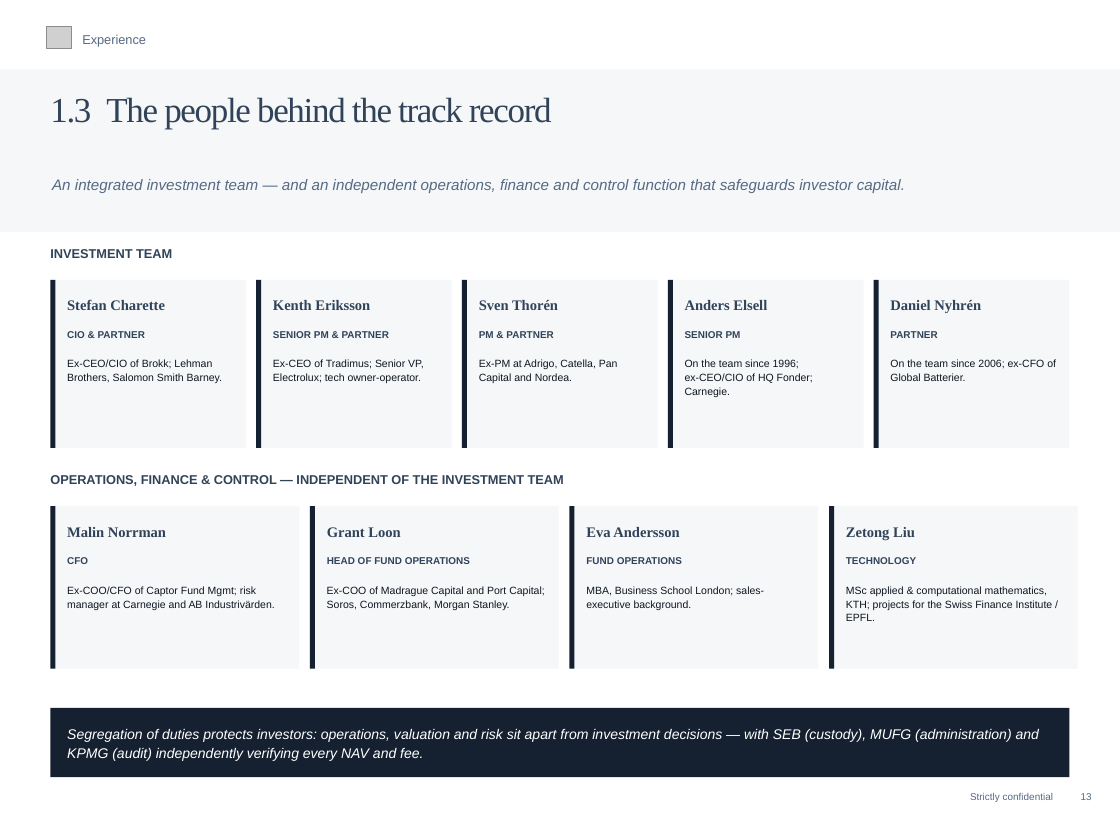
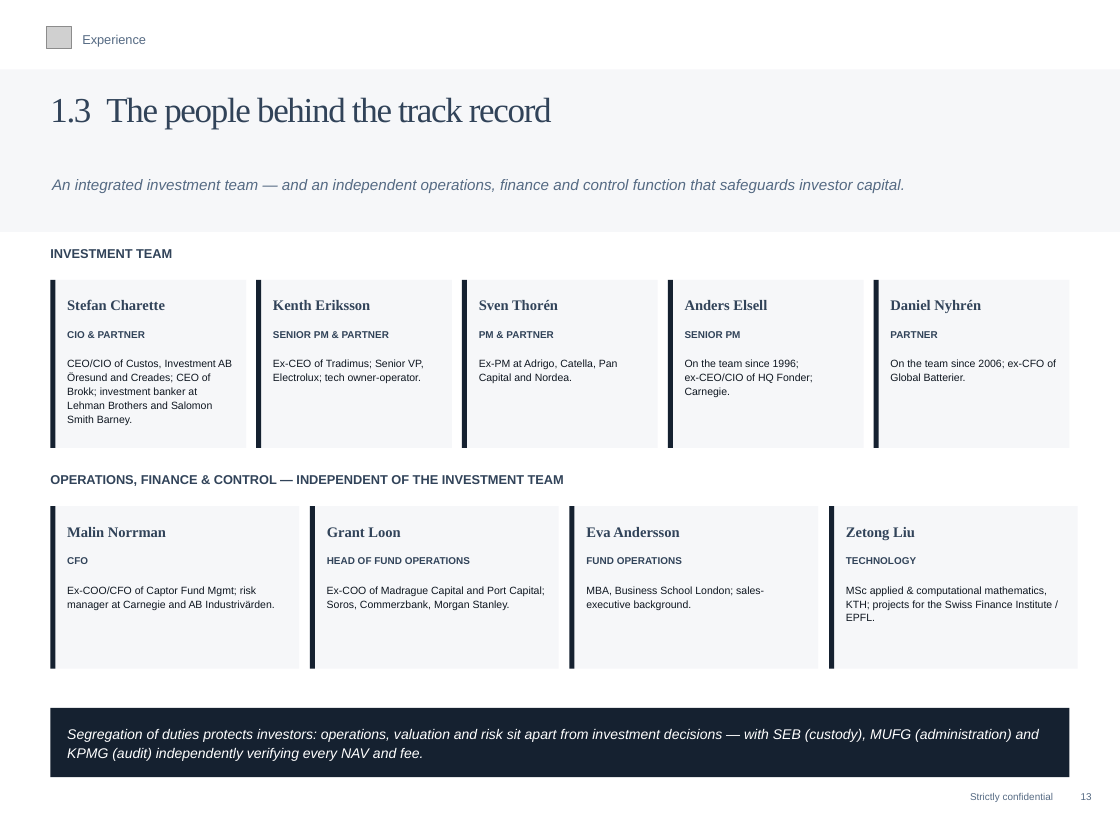
Before and after one commit to charette-lab/Claude, a slide deck: slide 16 of Athanase_Engaged_Ownership_Allocator_Deck.pptx. Drawn at 1120x840 pixels with LibreOffice and Linux fonts; fonts in the diff are those of the drawing; grey boxes stand for pictures. Boxes give left, top, right and bottom in pixels: in the first picture for what was removed or moved away, otherwise in the second. Text is boxed around its words. In the diff, an @@ line names an element or a change of style, - is before the commit and + after.

```diff
--- a/Athanase_Engaged_Ownership_Allocator_Deck.pptx
+++ b/Athanase_Engaged_Ownership_Allocator_Deck.pptx
@@ text at (x1=67, y1=359, x2=232, y2=425): text changed @@
-Ex-CEO/CIO of Brokk; Lehman Brothers, Salomon Smith Barney.
+CEO/CIO of Custos, Investment AB Öresund and Creades; CEO of Brokk; investment banker at Lehman Brothers and Salomon Smith Barney.
```
Also in this commit, not shown: 1 other file.
